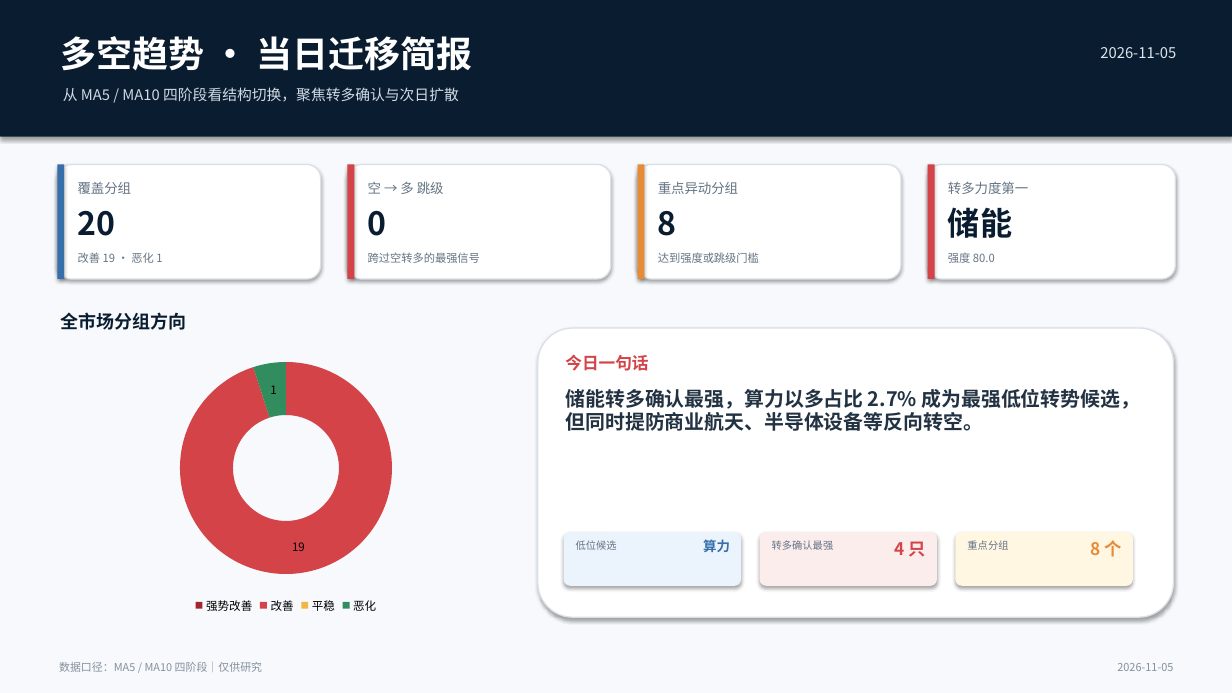
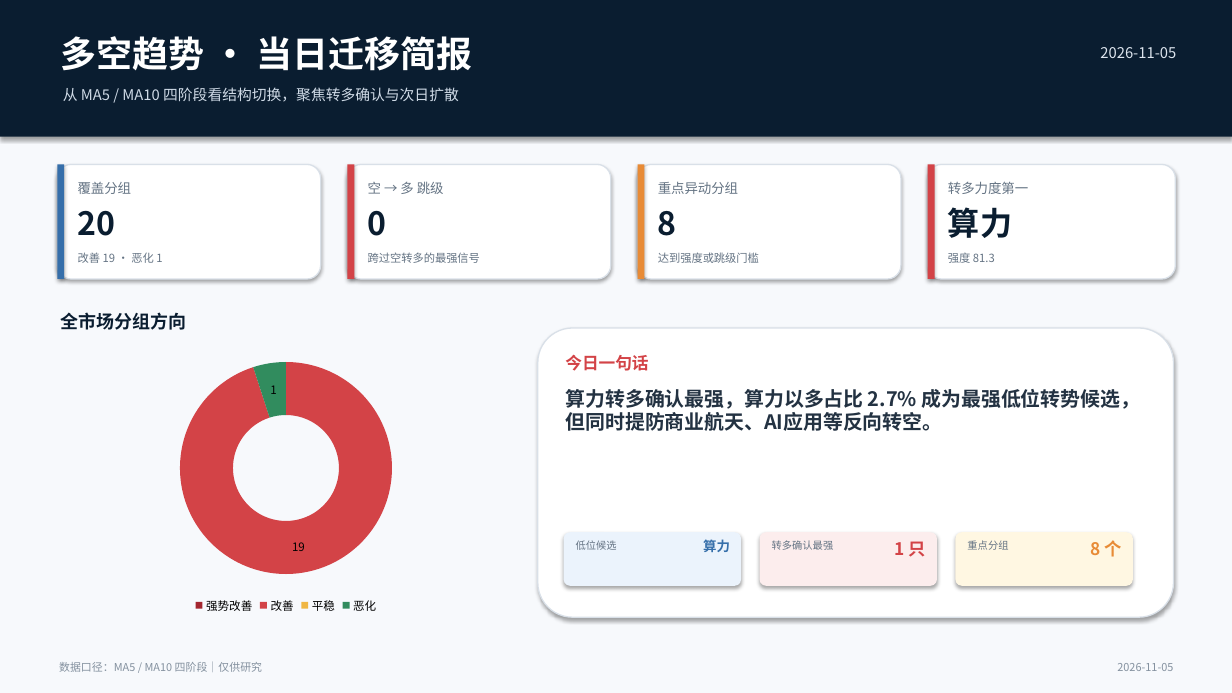
Before and after one commit to nancybhc/a-share-blast-lab, a slide deck: slide 1 of assets/多空阶段简报_2026-11-05.pptx. Drawn at 1232x693 pixels with LibreOffice and Linux fonts; fonts in the diff are those of the drawing. Boxes give left, top, right and bottom in pixels: in the first picture for what was removed or moved away, otherwise in the second. Text is boxed around its words. In the diff, an @@ line names an element or a change of style, - is before the commit and + after.

```diff
--- a/assets/多空阶段简报_2026-11-05.pptx
+++ b/assets/多空阶段简报_2026-11-05.pptx
@@ text at [948, 207, 1012, 238]: text changed @@
-储能
+算力
@@ text at [948, 253, 995, 263]: text changed @@
-强度 80.0
+强度 81.3
@@ text at [566, 389, 1141, 431]: text changed @@
-储能转多确认最强，算力以多占比 2.7% 成为最强低位转势候选，但同时提防商业航天、半导体设备等反向转空。
+算力转多确认最强，算力以多占比 2.7% 成为最强低位转势候选，但同时提防商业航天、AI应用等反向转空。
@@ text at [895, 541, 926, 557]: text changed @@
-4 只
+1 只
```
Also in this commit, not shown: 3 other slides changed, 13 other files.
